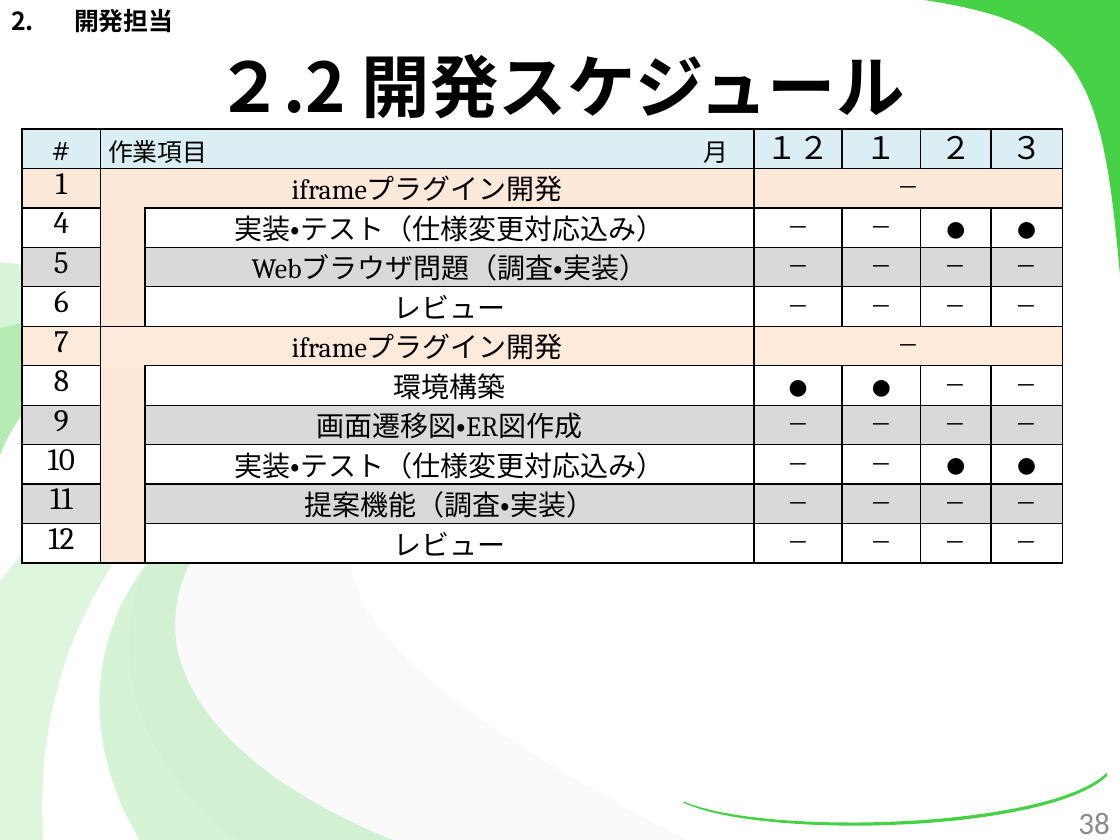
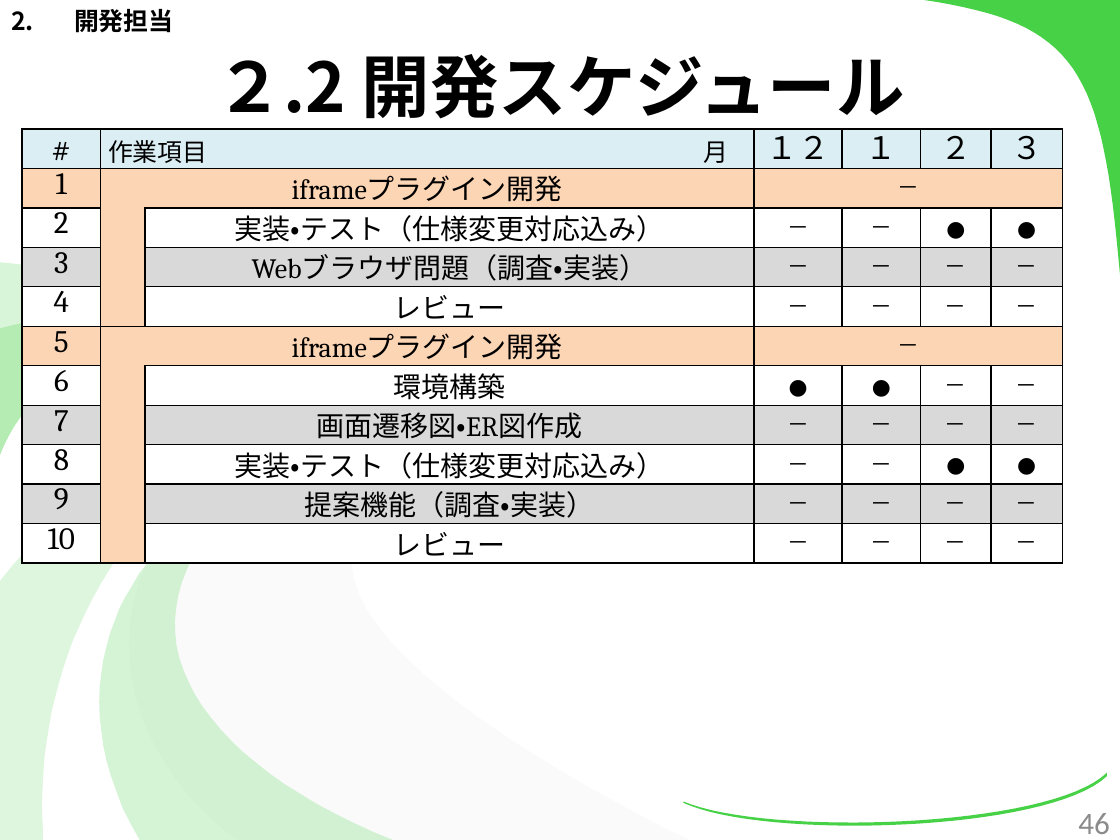
Before and after one commit to kotaro0717/Report-Management, a slide deck: slide 46 of PowerPoint/report_hokada.pptx (slide 38 before the commit). Drawn at 1120x840 pixels with LibreOffice and Linux fonts; fonts in the diff are those of the drawing. Boxes give left, top, right and bottom in pixels: in the first picture for what was removed or moved away, otherwise in the second. Text is boxed around its words. In the diff, an @@ line names an element or a change of style, - is before the commit and + after.

```diff
--- a/PowerPoint/report_hokada.pptx
+++ b/PowerPoint/report_hokada.pptx
@@ table at [22, 129, 1064, 567] @@
-row 3, column 1: 4
+row 3, column 1: 2
-row 4, column 1: 5
+row 4, column 1: 3
-row 5, column 1: 6
+row 5, column 1: 4
-row 6, column 1: 7
+row 6, column 1: 5
-row 7, column 1: 8
+row 7, column 1: 6
-row 8, column 1: 9
+row 8, column 1: 7
-row 9, column 1: 10
+row 9, column 1: 8
-row 10, column 1: 11
+row 10, column 1: 9
-row 11, column 1: 12
+row 11, column 1: 10
@@ fill #FDE9D9 to #FCD5B5 in 5 cells @@
@@ fill #FDEADA to #FCD5B5 in 3 cells @@
@@ page number at [1078, 813, 1110, 834]: text changed @@
-38
+46
```
Also in this commit, not shown: 5 other slides changed, 8 slides added.
